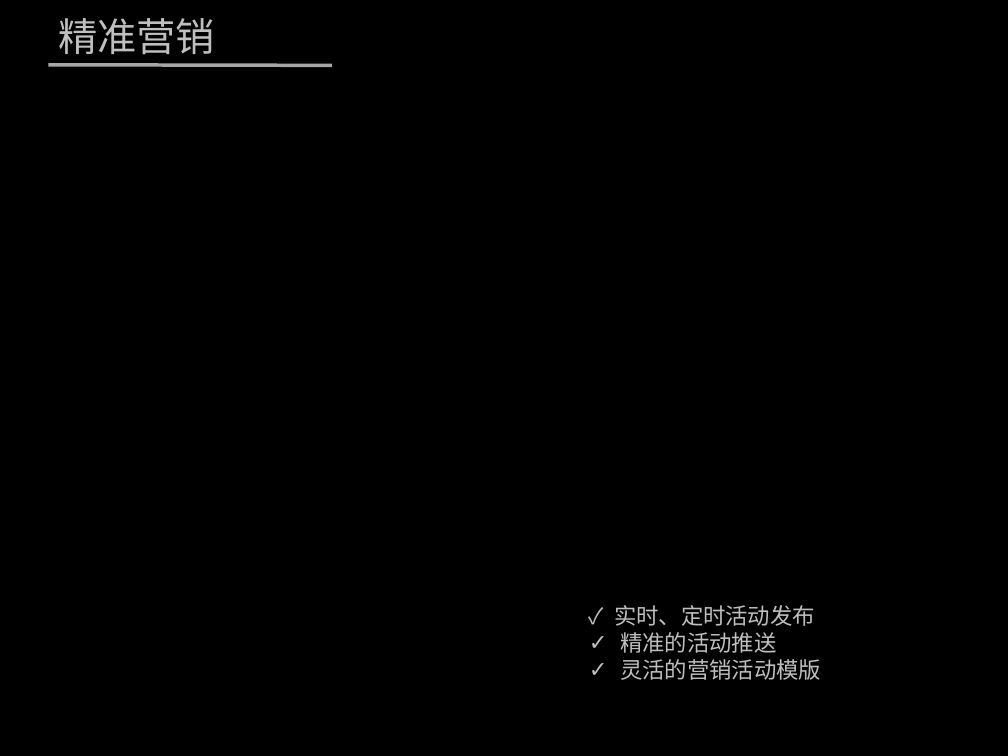
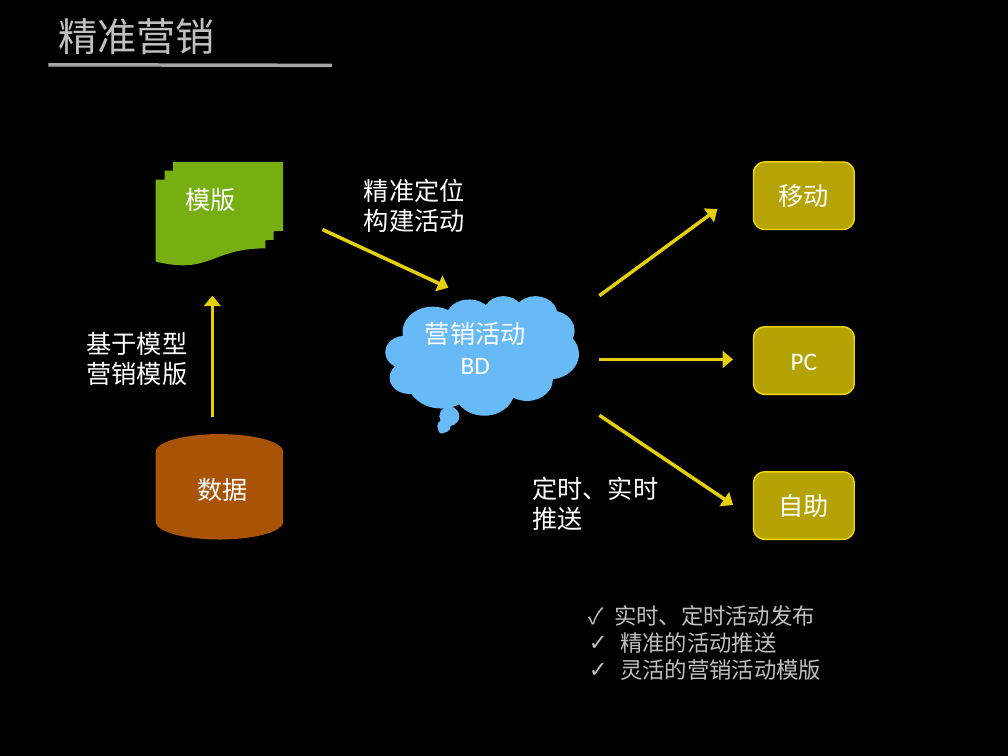
Before and after one commit to zhenghong/UBP, a slide deck: slide 5 of 营销.pptx. Drawn at 1008x756 pixels with LibreOffice and Linux fonts; fonts in the diff are those of the drawing; background and template pictures are left out. Boxes give left, top, right and bottom in pixels: in the first picture for what was removed or moved away, otherwise in the second. Text is boxed around its words. In the diff, an @@ line names an element or a change of style, - is before the commit and + after.

```diff
--- a/营销.pptx
+++ b/营销.pptx
@@ flow chart multidocument added at <box>156,162,283,266</box>, fill #77AF14, 18 pt, text #FFFFFF @@
+模版
@@ text added at <box>364,178,465,232</box>, 18 pt, text #FFFFFF @@
+精准定位
+构建活动
@@ rounded rectangle added at <box>754,162,855,230</box>, fill #B5A306, outline #F2D902 1 pt, 18 pt, text #FFFFFF @@
+移动
@@ arrow added from (323, 230) to (449, 287), #E7CF08 2.5 pt @@
@@ arrow added from (600, 295) to (718, 210), #E7CF08 2.5 pt @@
@@ arrow added from (213, 417) to (213, 295), #E7CF08 2.5 pt @@
@@ thought cloud added at <box>385,295,579,415</box>, fill #67BAF6, 18 pt, text #FFFFFF @@
+营销活动BD
@@ rounded rectangle added at <box>754,327,855,394</box>, fill #B5A306, outline #F2D902 1 pt, 18 pt, text #FFFFFF @@
+PC
@@ text added at <box>87,331,188,385</box>, 18 pt, text #FFFFFF @@
+基于模型营销模版
@@ arrow added from (600, 360) to (733, 360), #E7CF08 2.5 pt @@
@@ arrow added from (600, 415) to (733, 505), #E7CF08 2.5 pt @@
@@ cylinder added at <box>156,434,283,540</box>, fill #AA5306, 18 pt, text #FFFFFF @@
+数据
@@ text added at <box>532,476,658,530</box>, 18 pt, text #FFFFFF @@
+定时、实时推送
@@ rounded rectangle added at <box>754,472,855,539</box>, fill #B5A306, outline #F2D902 1 pt, 18 pt, text #FFFFFF @@
+自助
```
Also in this commit, not shown: 3 other slides changed, 1 slide removed.
